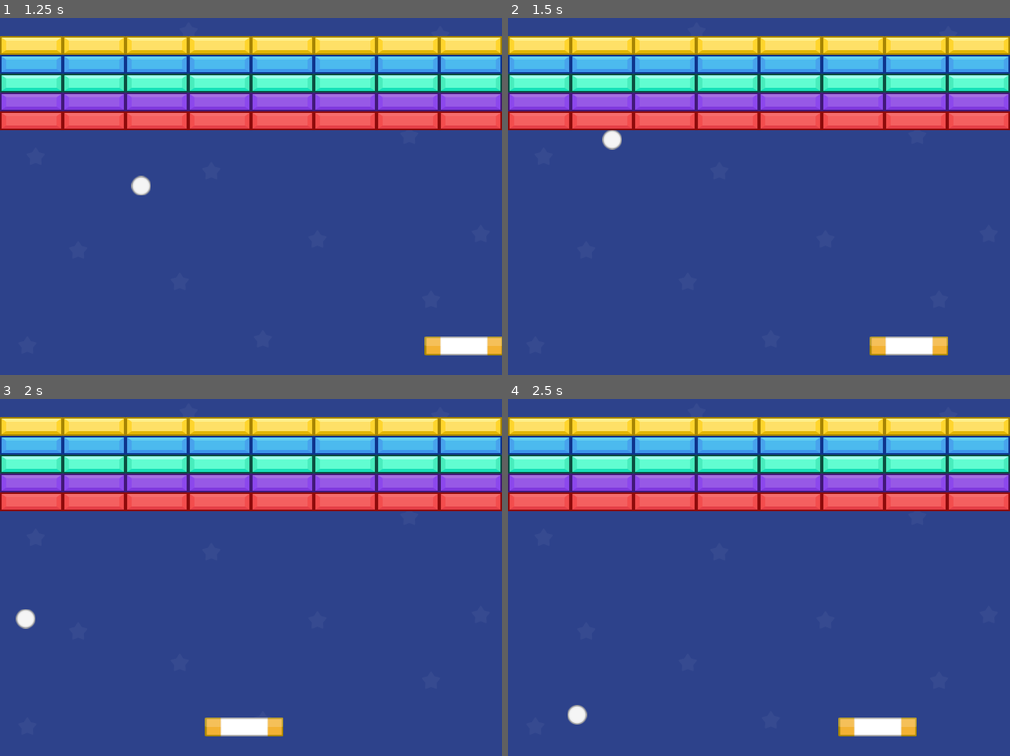
Above: before the commit, frames 1-4 (two rows, left to right).
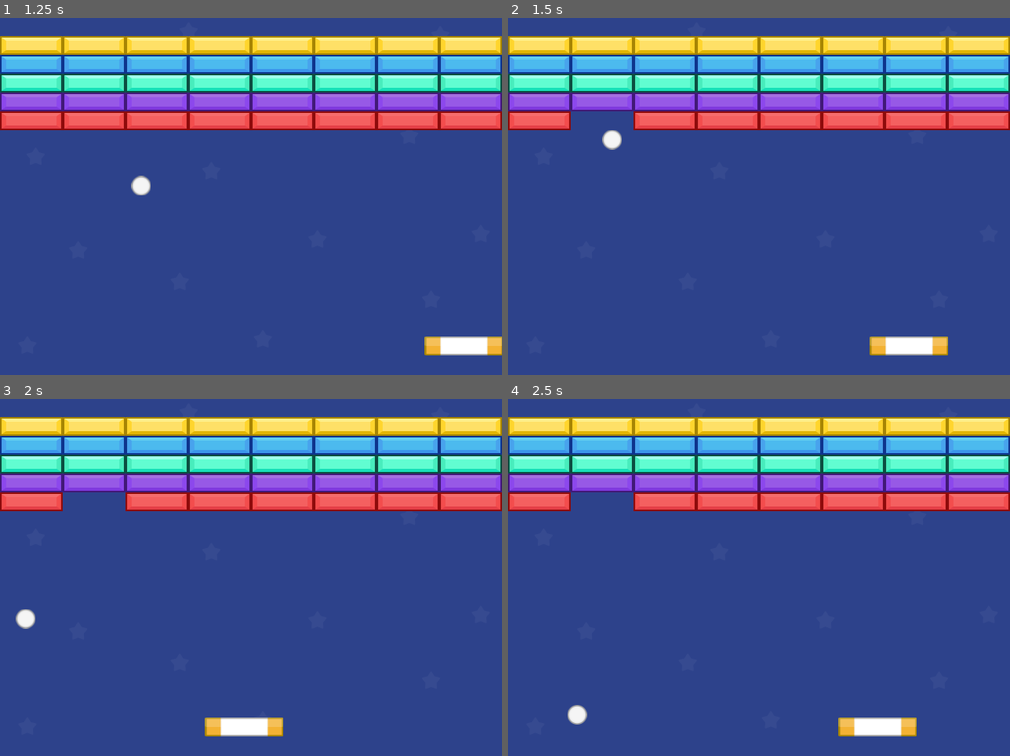
Above: after the commit, the same moments.

Repository: lukelfp/Super-Arkanoid
Game: Godot game, scene res://scenes/level_1.tscn
Two runs of this game, one before a commit and one after it. Both use one fixed random seed, a clock stepped at 60 frames per second and the inputs below.
Inputs:
- Up to frame 1 (1.25 s): tap Enter at 0.5 s; hold D (right) from 0.53 s (still down); hold Space (start) from 0.53 s (still down)
- Up to frame 2 (1.5 s): release D (right) at 1.28 s; release Space (start) at 1.28 s; hold A (left) from 1.28 s (still down); tap Space (start) at 1.35 s
- Up to frame 3 (2 s): keep holding A (left)
- Up to frame 4 (2.5 s): release A (left) at 2.03 s; hold D (right) from 2.03 s (still down); hold Space (start) from 2.03 s (still down)

Frame 1 is identical in both runs. In frame 2, 0.7% of the frame differs, in the area x 12-25%, y 26-32%; in frame 3, 0.7%; in frame 4, 0.7%.

Commit message:
feat: add block destruction when ball colide with it

Diff:
--- a/scripts/ball.gd
+++ b/scripts/ball.gd
@@ -12,6 +12,11 @@
 		if collision != null:
 			velocity = velocity.bounce(collision.get_normal())
 
+			var collided_object = collision.get_collider()
+
+			if "Block" in collided_object.name:
+				collided_object.queue_free()
+
 func play_game():
 	GameManager.started = true
 	velocity = Vector2(angle.pick_random(), y_speed)
